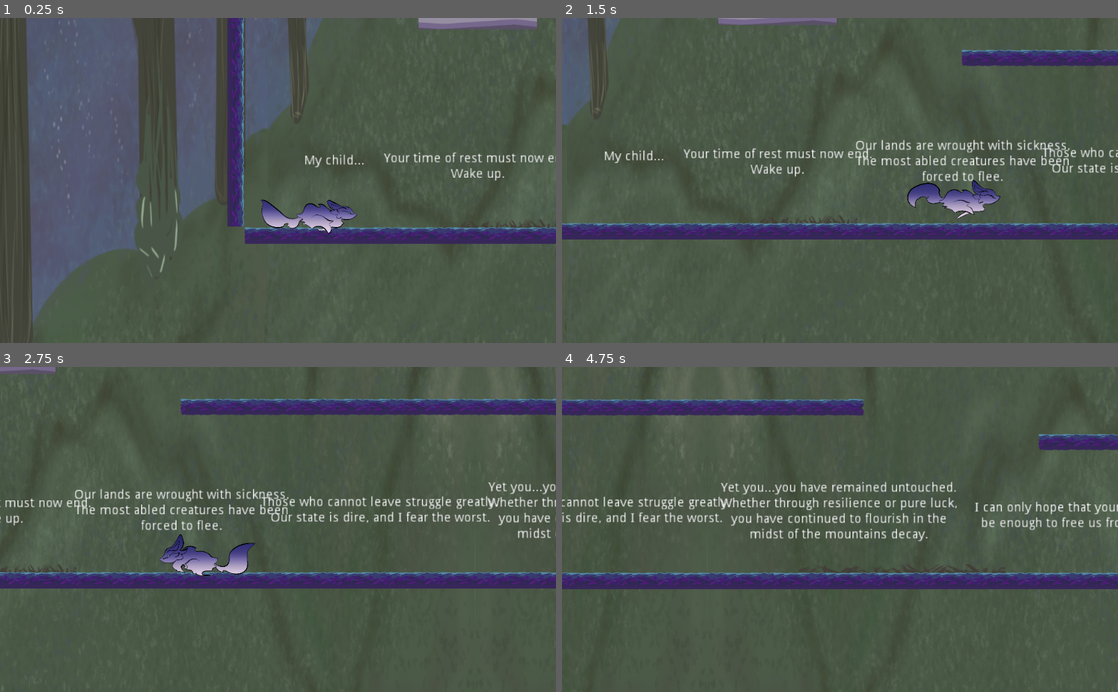
Above: before the commit, frames 1-4 (two rows, left to right).
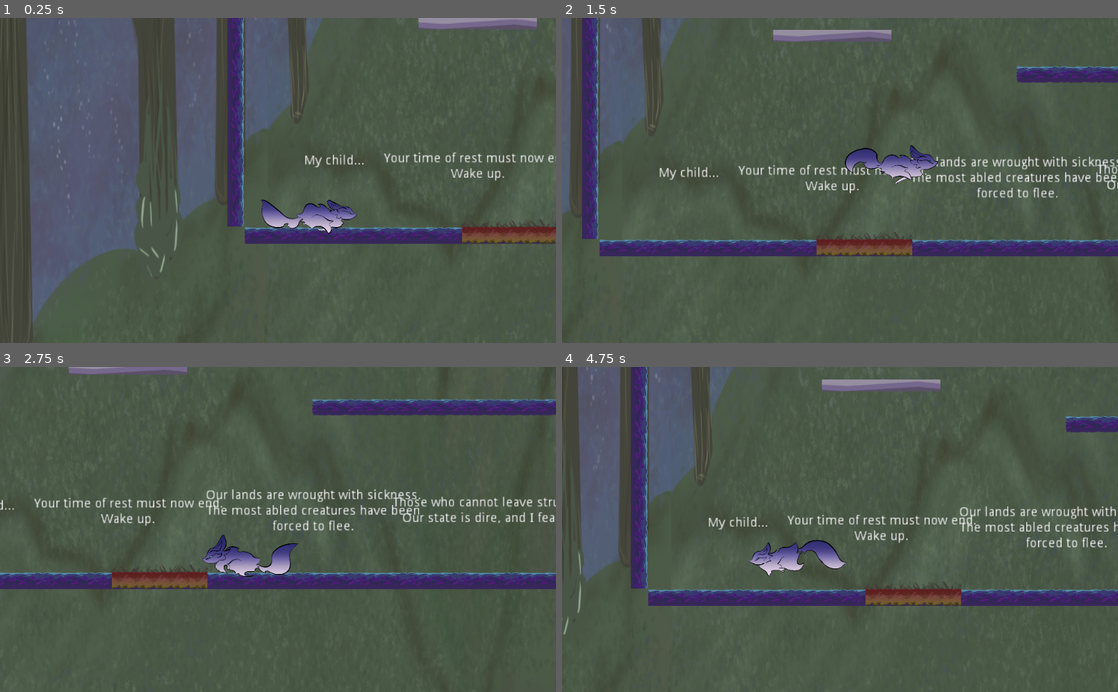
Above: after the commit, the same moments.

Repository: yeetables/Gami
Game: Godot game, scene res://Scenes/World.tscn
The game is run twice, just before and just after one commit, with the same random seed, the same clock (stepped at 60 frames per second) and the same inputs.
Inputs (mouse positions are in pixels of both pictures, inside the frame that each line leads up to):
- Up to frame 1 (0.25 s): no input
- Up to frame 2 (1.5 s): move the mouse to (962, 164) at 0.52 s; hold 1 0.53-1.28 s; hold D from 0.53 s (still down); click (962, 164) at 0.67 s; tap Space at 0.77 s; move the mouse to (728, 196) at 1.27 s; tap 1 at 1.35 s
- Up to frame 3 (2.75 s): tap Space at 1.52 s; move the mouse to (333, 458) at 2.02 s; release D at 2.03 s; hold A from 2.03 s (still down); hold 2 from 2.03 s (still down); tap 1 at 2.3 s
- Up to frame 4 (4.75 s): move the mouse to (812, 594) at 2.77 s; release A at 2.78 s; release 2 at 2.78 s; hold D 2.78-4.28 s; tap 3 at 2.85 s; click (812, 594) at 2.92 s; tap Space at 3.02, 3.77, 4.52 s; tap 1 at 3.05, 4.35 s; move the mouse to (1006, 578) at 3.52 s; hold 1 3.53-4.28 s; move the mouse to (673, 480) at 4.27 s; hold A from 4.28 s (still down)

The runs differ from the first frame. In frame 1, 0.8% of the frame differs, in the area x 83-100%, y 64-70%; in frame 2, 24%; in frame 3, 11%; in frame 4, 28%, in the area x 0-100%, y 0-100%.

Commit message:
adding spike

Diff:
--- /dev/null
+++ b/src/Scenes/TilesetScenes/danger.tres
@@ -0,0 +1,139 @@
+[gd_resource type="TileSet" load_steps=5 format=2]
+
+[ext_resource path="res://Assets/Sprites/Objects/Background/Tilesets_Terrain/crumbly-float-platform-smoll-1.png" type="Texture" id=1]
+[ext_resource path="res://Assets/Sprites/Objects/Background/Tilesets_Terrain/crumbly-float-platform-smoll-2.png" type="Texture" id=2]
+[ext_resource path="res://Assets/Sprites/Objects/Background/Tilesets_Terrain/crumbly-float-platform-smoll-3.png" type="Texture" id=3]
+
+[sub_resource type="RectangleShape2D" id=1]
+
+custom_solver_bias = 0.0
+extents = Vector2( 31.8785, 27.2248 )
+
+[resource]
+
+0/name = "t11"
+0/texture = ExtResource( 1 )
+0/tex_offset = Vector2( 0, 0 )
+0/modulate = Color( 1, 1, 1, 1 )
+0/region = Rect2( 0, 0, 64, 64 )
+0/is_autotile = false
+0/occluder_offset = Vector2( 32, 32 )
+0/navigation_offset = Vector2( 32, 32 )
+0/shapes = [ {
+"autotile_coord": Vector2( 0, 0 ),
+"one_way": false,
+"shape": SubResource( 1 ),
+"shape_transform": Transform2D( 1, 0, 0, 1, 32, 32 )
+} ]
+1/name = "t12"
+1/texture = ExtResource( 1 )
+1/tex_offset = Vector2( 0, 0 )
+1/modulate = Color( 1, 1, 1, 1 )
+1/region = Rect2( 64, 0, 64, 64 )
+1/is_autotile = false
+1/occluder_offset = Vector2( 32, 32 )
+1/navigation_offset = Vector2( 32, 32 )
+1/shapes = [ {
+"autotile_coord": Vector2( 0, 0 ),
+"one_way": false,
+"shape": SubResource( 1 ),
+"shape_transform": Transform2D( 1, 0, 0, 1, 32, 32 )
+} ]
+2/name = "t13"
+2/texture = ExtResource( 1 )
+2/tex_offset = Vector2( 0, 0 )
+2/modulate = Color( 1, 1, 1, 1 )
+2/region = Rect2( 128, 0, 64, 64 )
+2/is_autotile = false
+2/occluder_offset = Vector2( 32, 32 )
+2/navigation_offset = Vector2( 32, 32 )
+2/shapes = [ {
+"autotile_coord": Vector2( 0, 0 ),
+"one_way": false,
+"shape": SubResource( 1 ),
+"shape_transform": Transform2D( 1, 0, 0, 1, 32, 32 )
+} ]
+3/name = "t21"
+3/texture = ExtResource( 2 )
+3/tex_offset = Vector2( 0, 0 )
+3/modulate = Color( 1, 1, 1, 1 )
+3/region = Rect2( 0, 0, 64, 64 )
+3/is_autotile = false
+3/occluder_offset = Vector2( 32, 32 )
+3/navigation_offset = Vector2( 32, 32 )
+3/shapes = [ {
+"autotile_coord": Vector2( 0, 0 ),
+"one_way": false,
+"shape": SubResource( 1 ),
+"shape_transform": Transform2D( 1, 0, 0, 1, 32, 32 )
+} ]
+4/name = "t31"
+4/texture = ExtResource( 3 )
+4/tex_offset = Vector2( 0, 0 )
+4/modulate = Color( 1, 1, 1, 1 )
+4/region = Rect2( 0, 0, 64, 64 )
+4/is_autotile = false
+4/occluder_offset = Vector2( 32, 32 )
+4/navigation_offset = Vector2( 32, 32 )
+4/shapes = [ {
+"autotile_coord": Vector2( 0, 0 ),
+"one_way": false,
+"shape": SubResource( 1 ),
+"shape_transform": Transform2D( 1, 0, 0, 1, 32, 32 )
+} ]
+5/name = "t32"
+5/texture = ExtResource( 3 )
+5/tex_offset = Vector2( 0, 0 )
+5/modulate = Color( 1, 1, 1, 1 )
+5/region = Rect2( 64, 0, 64, 64 )
+5/is_autotile = false
+5/occluder_offset = Vector2( 32, 32 )
+5/navigation_offset = Vector2( 32, 32 )
+5/shapes = [ {
+"autotile_coord": Vector2( 0, 0 ),
+"one_way": false,
+"shape": SubResource( 1 ),
+"shape_transform": Transform2D( 1, 0, 0, 1, 32, 32 )
+} ]
+6/name = "t33"
+6/texture = ExtResource( 3 )
+6/tex_offset = Vector2( 0, 0 )
+6/modulate = Color( 1, 1, 1, 1 )
+6/region = Rect2( 128, 0, 64, 64 )
+6/is_autotile = false
+6/occluder_offset = Vector2( 32, 32 )
+6/navigation_offset = Vector2( 32, 32 )
+6/shapes = [ {
+"autotile_coord": Vector2( 0, 0 ),
+"one_way": false,
+"shape": SubResource( 1 ),
+"shape_transform": Transform2D( 1, 0, 0, 1, 32, 32 )
+} ]
+7/name = "t22"
+7/texture = ExtResource( 2 )
+7/tex_offset = Vector2( 0, 0 )
+7/modulate = Color( 1, 1, 1, 1 )
+7/region = Rect2( 64, 0, 64, 64 )
+7/is_autotile = false
+7/occluder_offset = Vector2( 32, 32 )
+7/navigation_offset = Vector2( 32, 32 )
+7/shapes = [ {
+"autotile_coord": Vector2( 0, 0 ),
+"one_way": false,
+"shape": SubResource( 1 ),
+"shape_transform": Transform2D( 1, 0, 0, 1, 32, 32 )
+} ]
+8/name = "t23"
+8/texture = ExtResource( 2 )
+8/tex_offset = Vector2( 0, 0 )
+8/modulate = Color( 1, 1, 1, 1 )
+8/region = Rect2( 128, 0, 64, 64 )
+8/is_autotile = false
+8/occluder_offset = Vector2( 32, 32 )
+8/navigation_offset = Vector2( 32, 32 )
+8/shapes = [ {
+"autotile_coord": Vector2( 0, 0 ),
+"one_way": false,
+"shape": SubResource( 1 ),
+"shape_transform": Transform2D( 1, 0, 0, 1, 32, 32 )
+} ]
--- a/src/Scenes/TilesetScenes/making tileset crmbl.tscn
+++ b/src/Scenes/TilesetScenes/making tileset crmbl.tscn
@@ -1,12 +1,17 @@
-[gd_scene load_steps=4 format=2]
+[gd_scene load_steps=5 format=2]
 
 [ext_resource path="res://Assets/Sprites/Objects/Background/Tilesets_Terrain/crumbly-float-platform-smoll-1.png" type="Texture" id=1]
 [ext_resource path="res://Assets/Sprites/Objects/Background/Tilesets_Terrain/crumbly-float-platform-smoll-2.png" type="Texture" id=2]
 [ext_resource path="res://Assets/Sprites/Objects/Background/Tilesets_Terrain/crumbly-float-platform-smoll-3.png" type="Texture" id=3]
 
+[sub_resource type="RectangleShape2D" id=1]
+
+custom_solver_bias = 0.0
+extents = Vector2( 31.8785, 27.2248 )
+
 [node name="Node2D" type="Node2D"]
 
-[node name="Sprite" type="Sprite" parent="." index="0"]
+[node name="t11" type="Sprite" parent="." index="0"]
 
 position = Vector2( 32, 32 )
 texture = ExtResource( 1 )
@@ -14,7 +19,71 @@
 region_rect = Rect2( 0, 0, 64, 64 )
 _sections_unfolded = [ "Region" ]
 
-[node name="Sprite4" type="Sprite" parent="." index="1"]
+[node name="StaticBody2D" type="StaticBody2D" parent="t11" index="0"]
+
+position = Vector2( 0, 1 )
+input_pickable = false
+collision_layer = 1
+collision_mask = 1
+constant_linear_velocity = Vector2( 0, 0 )
+constant_angular_velocity = 0.0
+friction = 1.0
+bounce = 0.0
+
+[node name="CollisionShape2D" type="CollisionShape2D" parent="t11/StaticBody2D" index="0"]
+
+shape = SubResource( 1 )
+_sections_unfolded = [ "Transform", "Z Index" ]
+
+[node name="t12" type="Sprite" parent="." index="1"]
+
+position = Vector2( 112, 32 )
+texture = ExtResource( 1 )
+region_enabled = true
+region_rect = Rect2( 64, 0, 64, 64 )
+_sections_unfolded = [ "Region" ]
+
+[node name="StaticBody2D3" type="StaticBody2D" parent="t12" index="0"]
+
+position = Vector2( -1, 1 )
+input_pickable = false
+collision_layer = 1
+collision_mask = 1
+constant_linear_velocity = Vector2( 0, 0 )
+constant_angular_velocity = 0.0
+friction = 1.0
+bounce = 0.0
+
+[node name="CollisionShape2D" type="CollisionShape2D" parent="t12/StaticBody2D3" index="0"]
+
+shape = SubResource( 1 )
+_sections_unfolded = [ "Transform", "Z Index" ]
+
+[node name="t13" type="Sprite" parent="." index="2"]
+
+position = Vector2( 192, 32 )
+texture = ExtResource( 1 )
+region_enabled = true
+region_rect = Rect2( 128, 0, 64, 64 )
+_sections_unfolded = [ "Region" ]
+
+[node name="StaticBody2D2" type="StaticBody2D" parent="t13" index="0"]
+
+position = Vector2( 0, 1 )
+input_pickable = false
+collision_layer = 1
+collision_mask = 1
+constant_linear_velocity = Vector2( 0, 0 )
+constant_angular_velocity = 0.0
+friction = 1.0
+bounce = 0.0
+
+[node name="CollisionShape2D" type="CollisionShape2D" parent="t13/StaticBody2D2" index="0"]
+
+shape = SubResource( 1 )
+_sections_unfolded = [ "Transform", "Z Index" ]
+
+[node name="t21" type="Sprite" parent="." index="3"]
 
 position = Vector2( 32, 96 )
 texture = ExtResource( 2 )
@@ -22,7 +91,68 @@
 region_rect = Rect2( 0, 0, 64, 64 )
 _sections_unfolded = [ "Region" ]
 
-[node name="Sprite7" type="Sprite" parent="." index="2"]
+[node name="StaticBody2D2" type="StaticBody2D" parent="t21" index="0"]
+
+position = Vector2( -0.0631161, 1.15557 )
+input_pickable = false
+collision_layer = 1
+collision_mask = 1
+constant_linear_velocity = Vector2( 0, 0 )
+constant_angular_velocity = 0.0
+friction = 1.0
+bounce = 0.0
+
+[node name="CollisionShape2D" type="CollisionShape2D" parent="t21/StaticBody2D2" index="0"]
+
+shape = SubResource( 1 )
+
+[node name="t22" type="Sprite" parent="." index="4"]
+
+position = Vector2( 112, 96 )
+texture = ExtResource( 2 )
+region_enabled = true
+region_rect = Rect2( 64, 0, 64, 64 )
+_sections_unfolded = [ "Region" ]
+
+[node name="StaticBody2D3" type="StaticBody2D" parent="t22" index="0"]
+
+position = Vector2( -0.063118, 1.15557 )
+input_pickable = false
+collision_layer = 1
+collision_mask = 1
+constant_linear_velocity = Vector2( 0, 0 )
+constant_angular_velocity = 0.0
+friction = 1.0
+bounce = 0.0
+
+[node name="CollisionShape2D" type="CollisionShape2D" parent="t22/StaticBody2D3" index="0"]
+
+shape = SubResource( 1 )
+
+[node name="t23" type="Sprite" parent="." index="5"]
+
+position = Vector2( 192, 96 )
+texture = ExtResource( 2 )
+region_enabled = true
+region_rect = Rect2( 128, 0, 64, 64 )
+_sections_unfolded = [ "Region" ]
+
+[node name="StaticBody2D3" type="StaticBody2D" parent="t23" index="0"]
+
+position = Vector2( -0.383362, 0.758369 )
+input_pickable = false
+collision_layer = 1
+collision_mask = 1
+constant_linear_velocity = Vector2( 0, 0 )
+constant_angular_velocity = 0.0
+friction = 1.0
+bounce = 0.0
+
+[node name="CollisionShape2D" type="CollisionShape2D" parent="t23/StaticBody2D3" index="0"]
+
+shape = SubResource( 1 )
+
+[node name="t31" type="Sprite" parent="." index="6"]
 
 position = Vector2( 32, 160 )
 texture = ExtResource( 3 )
@@ -30,7 +160,22 @@
 region_rect = Rect2( 0, 0, 64, 64 )
 _sections_unfolded = [ "Region" ]
 
-[node name="Sprite8" type="Sprite" parent="." index="3"]
+[node name="StaticBody2D3" type="StaticBody2D" parent="t31" index="0"]
+
+position = Vector2( 0.635204, 1.52704 )
+input_pickable = false
+collision_layer = 1
+collision_mask = 1
+constant_linear_velocity = Vector2( 0, 0 )
+constant_angular_velocity = 0.0
+friction = 1.0
+bounce = 0.0
+
+[node name="CollisionShape2D" type="CollisionShape2D" parent="t31/StaticBody2D3" index="0"]
+
+shape = SubResource( 1 )
+
+[node name="t32" type="Sprite" parent="." index="7"]
 
 position = Vector2( 112, 160 )
 texture = ExtResource( 3 )
@@ -38,7 +183,22 @@
 region_rect = Rect2( 64, 0, 64, 64 )
 _sections_unfolded = [ "Region" ]
 
-[node name="Sprite9" type="Sprite" parent="." index="4"]
+[node name="StaticBody2D4" type="StaticBody2D" parent="t32" index="0"]
+
+position = Vector2( -0.364792, 1.52704 )
+input_pickable = false
+collision_layer = 1
+collision_mask = 1
+constant_linear_velocity = Vector2( 0, 0 )
+constant_angular_velocity = 0.0
+friction = 1.0
+bounce = 0.0
+
+[node name="CollisionShape2D" type="CollisionShape2D" parent="t32/StaticBody2D4" index="0"]
+
+shape = SubResource( 1 )
+
+[node name="t33" type="Sprite" parent="." index="8"]
 
 position = Vector2( 192, 160 )
 texture = ExtResource( 3 )
@@ -46,34 +206,17 @@
 region_rect = Rect2( 128, 0, 64, 64 )
 _sections_unfolded = [ "Region" ]
 
-[node name="Sprite5" type="Sprite" parent="." index="5"]
-
-position = Vector2( 112, 96 )
-texture = ExtResource( 2 )
-region_enabled = true
-region_rect = Rect2( 64, 0, 64, 64 )
-_sections_unfolded = [ "Region" ]
-
-[node name="Sprite6" type="Sprite" parent="." index="6"]
-
-position = Vector2( 192, 96 )
-texture = ExtResource( 2 )
-region_enabled = true
-region_rect = Rect2( 128, 0, 64, 64 )
-_sections_unfolded = [ "Region" ]
-
-[node name="Sprite2" type="Sprite" parent="." index="7"]
-
-position = Vector2( 112, 32 )
-texture = ExtResource( 1 )
-region_enabled = true
-region_rect = Rect2( 64, 0, 64, 64 )
-_sections_unfolded = [ "Region" ]
-
-[node name="Sprite3" type="Sprite" parent="." index="8"]
-
-position = Vector2( 192, 32 )
-texture = ExtResource( 1 )
-region_enabled = true
-region_rect = Rect2( 128, 0, 64, 64 )
-_sections_unfolded = [ "Region" ]
+[node name="StaticBody2D5" type="StaticBody2D" parent="t33" index="0"]
+
+position = Vector2( -0.364792, 1.52704 )
+input_pickable = false
+collision_layer = 1
+collision_mask = 1
+constant_linear_velocity = Vector2( 0, 0 )
+constant_angular_velocity = 0.0
+friction = 1.0
+bounce = 0.0
+
+[node name="CollisionShape2D" type="CollisionShape2D" parent="t33/StaticBody2D5" index="0"]
+
+shape = SubResource( 1 )
--- a/src/Scenes/TilesetScenes/making tilesets generic.tscn
+++ b/src/Scenes/TilesetScenes/making tilesets generic.tscn
@@ -15,41 +15,40 @@
 custom_solver_bias = 0.0
 extents = Vector2( 33.925, 24.5036 )
 
-[sub_resource type="RectangleShape2D" id=5]
+[sub_resource type="RectangleShape2D" id=2]
 
 custom_solver_bias = 0.0
 extents = Vector2( 64.6967, 24.3509 )
 
-[sub_resource type="RectangleShape2D" id=6]
+[sub_resource type="RectangleShape2D" id=3]
 
 custom_solver_bias = 0.0
 extents = Vector2( 63.8328, 24.5002 )
 
-[sub_resource type="RectangleShape2D" id=7]
+[sub_resource type="RectangleShape2D" id=4]
 
 custom_solver_bias = 0.0
 extents = Vector2( 63.7907, 24.3972 )
 
-[sub_resource type="RectangleShape2D" id=2]
+[sub_resource type="RectangleShape2D" id=5]
 
 custom_solver_bias = 0.0
 extents = Vector2( 105.79, 22.5548 )
 
-[sub_resource type="RectangleShape2D" id=3]
+[sub_resource type="RectangleShape2D" id=6]
 
 custom_solver_bias = 0.0
 extents = Vector2( 95.8937, 24.3074 )
 
-[sub_resource type="RectangleShape2D" id=4]
+[sub_resource type="RectangleShape2D" id=7]
 
 custom_solver_bias = 0.0
 extents = Vector2( 98.1367, 23.683 )
 
-[node name="Node2D" type="Node2D" index="0"]
+[node name="Node2D" type="Node2D"]
 
 [node name="bg11_float" type="Sprite" parent="." index="0"]
 
-editor/display_folded = true
 position = Vector2( 32, 32 )
 texture = ExtResource( 1 )
 region_enabled = true
@@ -74,6 +73,7 @@
 position = Vector2( 0, 2.51251 )
 scale = Vector2( 1, 1.11502 )
 shape = SubResource( 1 )
+_sections_unfolded = [ "Transform" ]
 
 [node name="bg12_float" type="Sprite" parent="." index="1"]
 
--- a/src/Scenes/World.tscn
+++ b/src/Scenes/World.tscn
@@ -1,16 +1,17 @@
-[gd_scene load_steps=13 format=2]
+[gd_scene load_steps=14 format=2]
 
 [ext_resource path="res://Scenes/TilesetScenes/platforms.tres" type="TileSet" id=1]
-[ext_resource path="res://Scenes/Player.tscn" type="PackedScene" id=2]
-[ext_resource path="res://Scripts/CameraMan.gd" type="Script" id=3]
-[ext_resource path="res://Assets/Sprites/Objects/Background/background_level1.png" type="Texture" id=4]
-[ext_resource path="res://Assets/Sounds/Background/BGambience1.WAV" type="AudioStream" id=5]
-[ext_resource path="res://Assets/Sounds/Effects/fox_scream1.wav" type="AudioStream" id=6]
-[ext_resource path="res://Assets/Sounds/Effects/rock2.wav" type="AudioStream" id=7]
-[ext_resource path="res://Scenes/SpawnPoint2.gd" type="Script" id=8]
-[ext_resource path="res://Scripts/SpawnPoint3.gd" type="Script" id=9]
-[ext_resource path="res://Scenes/spike/spike_area.tscn" type="PackedScene" id=10]
-[ext_resource path="res://Scenes/crumbling/crumbling.tscn" type="PackedScene" id=11]
+[ext_resource path="res://Scenes/TilesetScenes/danger.tres" type="TileSet" id=2]
+[ext_resource path="res://Scenes/Player.tscn" type="PackedScene" id=3]
+[ext_resource path="res://Scripts/CameraMan.gd" type="Script" id=4]
+[ext_resource path="res://Assets/Sprites/Objects/Background/background_level1.png" type="Texture" id=5]
+[ext_resource path="res://Assets/Sounds/Background/BGambience1.WAV" type="AudioStream" id=6]
+[ext_resource path="res://Assets/Sounds/Effects/fox_scream1.wav" type="AudioStream" id=7]
+[ext_resource path="res://Assets/Sounds/Effects/rock2.wav" type="AudioStream" id=8]
+[ext_resource path="res://Scenes/SpawnPoint2.gd" type="Script" id=9]
+[ext_resource path="res://Scripts/SpawnPoint3.gd" type="Script" id=10]
+[ext_resource path="res://Scenes/spike/spike_area.tscn" type="PackedScene" id=11]
+[ext_resource path="res://Scenes/crumbling/crumbling.tscn" type="PackedScene" id=12]
 
 [sub_resource type="RectangleShape2D" id=1]
 
@@ -40,13 +41,35 @@
 collision_mask = 1
 occluder_light_mask = 1
 format = 1
-tile_data = PoolIntArray( -18808836, -1610612702, 0, -188083 …(3407 unchanged characters)…  2, 0, -5242820, 2, 0, -5242812, 5, 0, -4980740, -1610612717, 0, -4980241, -1073741790, 0, -4718596, -1610612717, 0, -4718456, 1, 0, -4718452, 2, 0, -4718444, 2, 0, -47 …(2953 unchanged characters)…
+tile_data = PoolIntArray( -18808836, -1610612702, 0, -188083 …(3407 unchanged characters)…  2, 0, -5242820, 2, 0, -5242812, 5, 0, -5177208, -1610612717, 0, -4980740, -1610612717, 0, -4980241, -1073741790, 0, -4915064, -1610612717, 0, -4718596, -1610612717, 0, -4718456, 18, 0, -4718452, 2, 0, -4718444, 2, 0, -47 …(2953 unchanged characters)…
 _sections_unfolded = [ "Cell", "Collision", "Occluder", "Transform" ]
 __meta__ = {
 "_edit_lock_": true
 }
 
-[node name="Player" parent="." index="1" instance=ExtResource( 2 )]
+[node name="danger" type="TileMap" parent="Tilemaps" index="1"]
+
+scale = Vector2( 0.5, 0.5 )
+mode = 0
+tile_set = ExtResource( 2 )
+cell_size = Vector2( 16, 16 )
+cell_quadrant_size = 16
+cell_custom_transform = Transform2D( 1, 0, 0, 1, 0, 0 )
+cell_half_offset = 2
+cell_tile_origin = 0
+cell_y_sort = false
+cell_clip_uv = false
+collision_use_kinematic = false
+collision_friction = 1.0
+collision_bounce = 0.0
+collision_layer = 1
+collision_mask = 1
+occluder_light_mask = 1
+format = 1
+tile_data = PoolIntArray( -6291415, -1610612731, 0, -6029271, -1610612731, 0, -5767127, -1610612731, 0, -5504983, -1610612731, 0, -5177239, -1073741819, 0, -5046231, -1610612731, 0, -4980631, -1073741819, 0, -4849623, -1610612731, 0, -4718487, -1073741819, 0, -4587479, -1610612731, 0, -4456343, -1073741819, 0, -4390871, -1610612731, 0, -4128727, -1610612731, 0, -3866583, -1610612731, 0, 4718642, 5, 0, 4718646, 5, 0, 4718650, 5, 0, 4718654, 5, 0, 4718658, 5, 0, 4718660, 5, 0, 4718789, 5, 0, 4718793, 5, 0, 4718797, 5, 0, 4718801, 5, 0, 4718805, 5, 0, 4718809, 5, 0, 4718813, 5, 0, 4718817, 5, 0, 4718821, 5, 0 )
+_sections_unfolded = [ "Cell", "Transform" ]
+
+[node name="Player" parent="." index="1" instance=ExtResource( 3 )]
 
 pause_mode = 2
 position = Vector2( 150, 530 )
@@ -484,60 +507,59 @@
 
 [node name="Spikes" type="Node2D" parent="Obstacls" index="0"]
 
-editor/display_folded = true
 z_index = -1
 _sections_unfolded = [ "Z Index" ]
 
-[node name="spike" parent="Obstacls/Spikes" index="0" instance=ExtResource( 10 )]
+[node name="spike" parent="Obstacls/Spikes" index="0" instance=ExtResource( 11 )]
 
 position = Vector2( 487.354, 588.151 )
 scale = Vector2( 2.97941, 0.639072 )
 
-[node name="spike2" parent="Obstacls/Spikes" index="1" instance=ExtResource( 10 )]
-
-position = Vector2( 1669.09, 586.801 )
-scale = Vector2( 6.34533, 0.639072 )
-
-[node name="spike3" parent="Obstacls/Spikes" index="2" instance=ExtResource( 10 )]
+[node name="spike2" parent="Obstacls/Spikes" index="1" instance=ExtResource( 11 )]
+
+position = Vector2( 1719.33, 586.801 )
+scale = Vector2( 4.77538, 0.639072 )
+
+[node name="spike3" parent="Obstacls/Spikes" index="2" instance=ExtResource( 11 )]
 
 position = Vector2( 358.025, -604.553 )
 rotation = -1.5708
 scale = Vector2( 5.37121, 0.531949 )
 _sections_unfolded = [ "Transform" ]
 
-[node name="spike8" parent="Obstacls/Spikes" index="3" instance=ExtResource( 10 )]
+[node name="spike8" parent="Obstacls/Spikes" index="3" instance=ExtResource( 11 )]
 
 position = Vector2( 851.305, -576.414 )
 rotation = -1.5708
 scale = Vector2( 1.63579, 0.639072 )
 _sections_unfolded = [ "Transform" ]
 
-[node name="spike9" parent="Obstacls/Spikes" index="4" instance=ExtResource( 10 )]
+[node name="spike9" parent="Obstacls/Spikes" index="4" instance=ExtResource( 11 )]
 
 position = Vector2( 1173.39, -616.315 )
 rotation = -1.5708
 scale = Vector2( 0.772995, 0.639072 )
 _sections_unfolded = [ "Transform" ]
 
-[node name="spike4" parent="Obstacls/Spikes" index="5" instance=ExtResource( 10 )]
+[node name="spike4" parent="Obstacls/Spikes" index="5" instance=ExtResource( 11 )]
 
 position = Vector2( 1320.37, -307.533 )
 scale = Vector2( 2.67121, 0.639072 )
 _sections_unfolded = [ "Transform" ]
 
-[node name="spike5" parent="Obstacls/Spikes" index="6" instance=ExtResource( 10 )]
+[node name="spike5" parent="Obstacls/Spikes" index="6" instance=ExtResource( 11 )]
 
 position = Vector2( 1827.06, -308.368 )
 scale = Vector2( 2.38351, 0.639072 )
 _sections_unfolded = [ "Transform" ]
 
-[node name="spike6" parent="Obstacls/Spikes" index="7" instance=ExtResource( 10 )]
+[node name="spike6" parent="Obstacls/Spikes" index="7" instance=ExtResource( 11 )]
 
 position = Vector2( 1570.5, -543.356 )
 scale = Vector2( 4.3183, 0.639072 )
 _sections_unfolded = [ "Transform" ]
 
-[node name="spike10" parent="Obstacls/Spikes" index="8" instance=ExtResource( 10 )]
+[node name="spike10" parent="Obstacls/Spikes" index="8" instance=ExtResource( 11 )]
 
 position = Vector2( 1573.09, -950.578 )
 scale = Vector2( 3.07714, 0.639072 )
--- a/src/Scripts/Player.gd
+++ b/src/Scripts/Player.gd
@@ -62,8 +62,8 @@
 	###################################################################################################
 
 	if Input.is_key_pressed(KEY_1):
-		MAX_SPEED = 700
-		jforce = 500
+		MAX_SPEED = 450
+		jforce = 650
 #		ACC = 6
 		print("1st gear")
 	elif Input.is_key_pressed(KEY_2):
Not shown: 6 places in src/Scenes/TilesetScenes/making tilesets generic.tscn that only renumber resources
Not shown: 11 places in src/Scenes/World.tscn that only renumber resources
